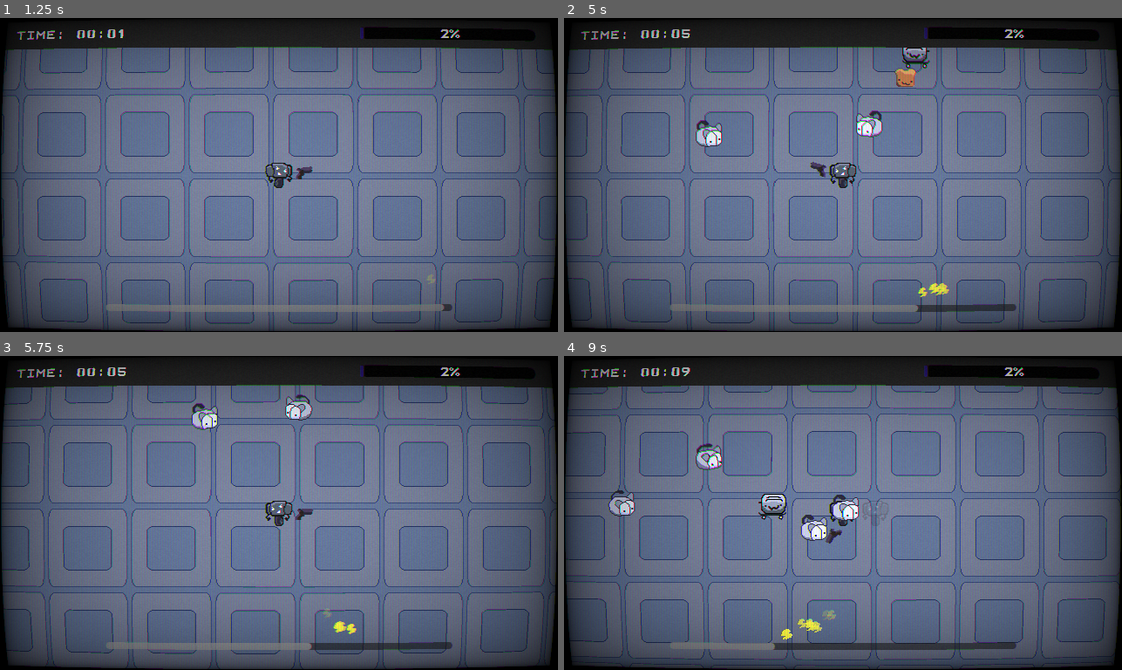
Above: before the commit, frames 1-4 (two rows, left to right).
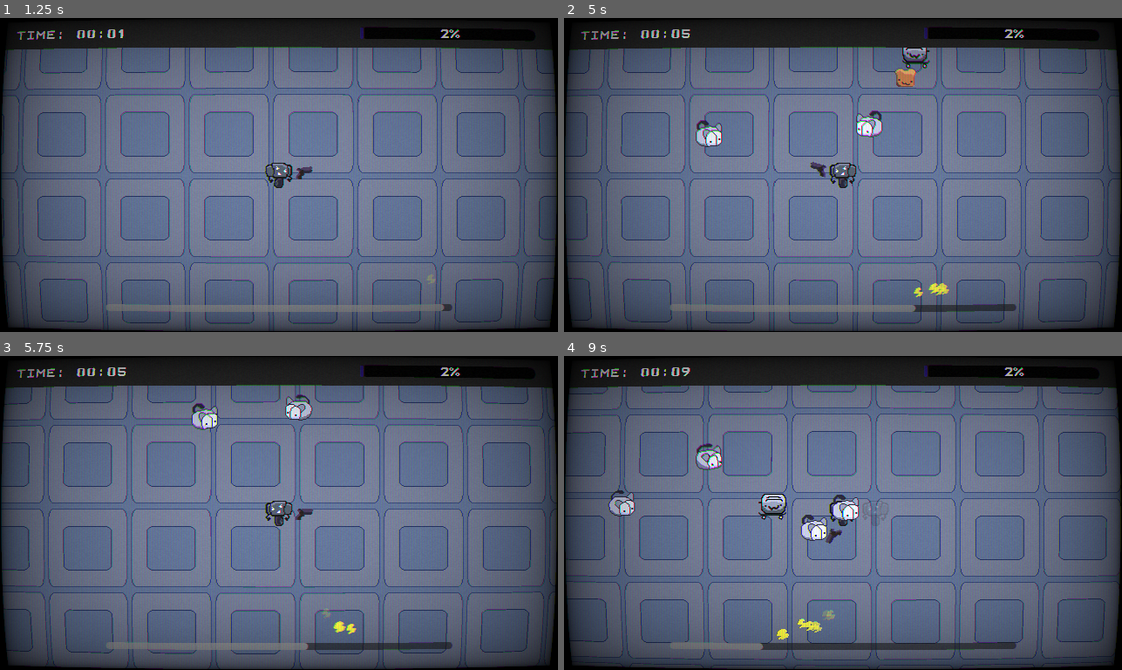
Above: after the commit, the same moments.

Repository: kinghos/GMTK-Game-Jam-2026
Game: Godot game, scene res://scenes/level/level.tscn
The game is run twice, just before and just after one commit, with the same random seed, the same clock (stepped at 60 frames per second) and the same inputs. The engine's default icon, where the game draws it, is replaced by a stand-in: a white triangle on a blue panel in a dark square.
Inputs (mouse positions are in pixels of both pictures, inside the frame that each line leads up to):
- Up to frame 1 (1.25 s): tap Enter at 0.5 s; move the mouse to (401, 159) at 0.52 s; hold D (Right) from 0.53 s (still down); right-click (401, 159) at 0.6 s
- Up to frame 2 (5 s): move the mouse to (731, 190) at 1.27 s; release D (Right) at 1.28 s; hold S (Down) 1.28-2.03 s; click (731, 190) at 1.35 s; move the mouse to (898, 105) at 2.02 s; hold D (Right) 2.03-2.78 s; hold Shift (Sprint) 2.03-2.78 s; move the mouse to (815, 237) at 2.77 s; hold W (Up) 2.78-3.53 s; right-click (815, 237) at 2.85 s; move the mouse to (1010, 222) at 3.52 s; press the mouse at (1010, 222) at 3.53 s; hold A (Left) from 3.53 s (still down); move the mouse to (675, 127) at 4.27 s; release the mouse at (675, 127) at 4.28 s; tap Shift (Sprint) at 4.35 s
- Up to frame 3 (5.75 s): move the mouse to (306, 513) at 5.02 s; release A (Left) at 5.03 s; hold S (Down) from 5.03 s (still down); right-click (306, 513) at 5.1 s
- Up to frame 4 (9 s): move the mouse to (759, 434) at 5.77 s; release S (Down) at 5.78 s; hold D (Right) 5.78-6.53 s; click (759, 434) at 5.85 s; move the mouse to (965, 497) at 6.52 s; hold W (Up) 6.53-7.28 s; hold Shift (Sprint) 6.53-7.28 s; move the mouse to (731, 528) at 7.27 s; hold D (Right) 7.28-8.03 s; right-click (731, 528) at 7.35 s; move the mouse to (898, 443) at 8.02 s; press the mouse at (898, 443) at 8.03 s; hold S (Down) 8.03-8.78 s; move the mouse to (815, 575) at 8.77 s; release the mouse at (815, 575) at 8.78 s; hold A (Left) from 8.78 s (still down); tap Shift (Sprint) at 8.85 s

Frame 1 is identical in both runs. In frame 2, less than 0.1% of the frame differs, in the area x 62-66%, y 85-94%; in frame 3, less than 0.1%; in frame 4, 0.2%, in the area x 35-49%, y 80-94%.

Commit message:
fix bar not being 0 on death i think

Diff:
--- a/scenes/hud/charge_bar.gd
+++ b/scenes/hud/charge_bar.gd
@@ -26,7 +26,8 @@
 		if displayed_charge == -1:
 			displayed_charge = target_charge
 
-		displayed_charge = lerp(displayed_charge, target_charge, delta * 15)
+		var speed = 15.0 + (1.0 - ratio) * 30.0
+		displayed_charge = lerp(displayed_charge, target_charge, delta * speed)
 		value = displayed_charge
 
 	var low_charge_ratio = clampf(ratio, 0.0, 0.25)
